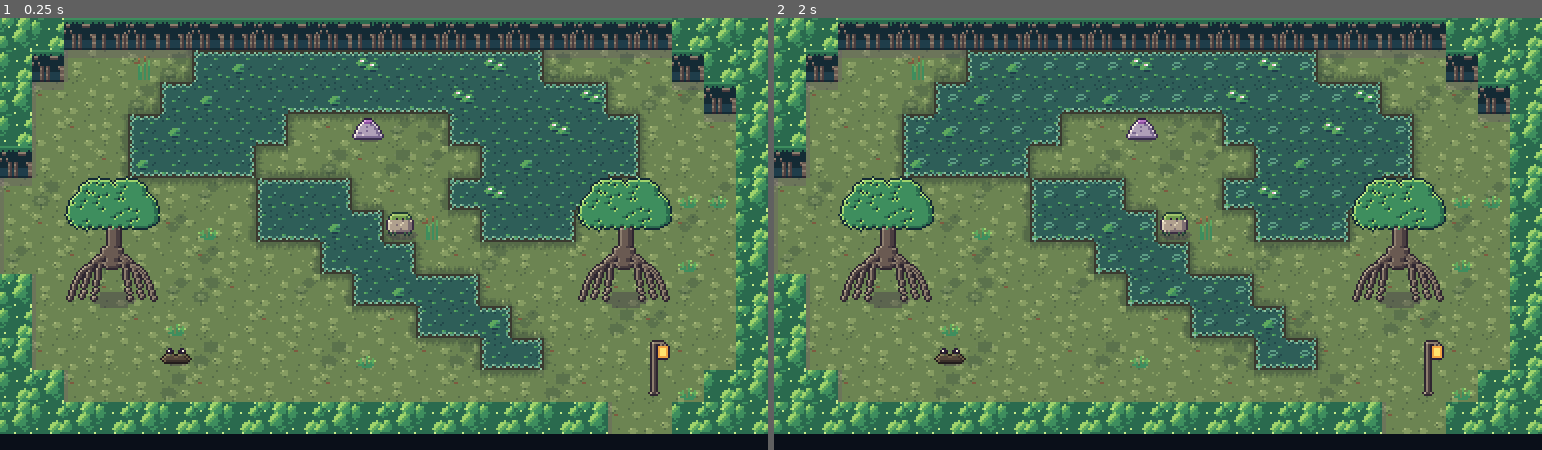
Above: before the commit, frames 1-2 (left to right).
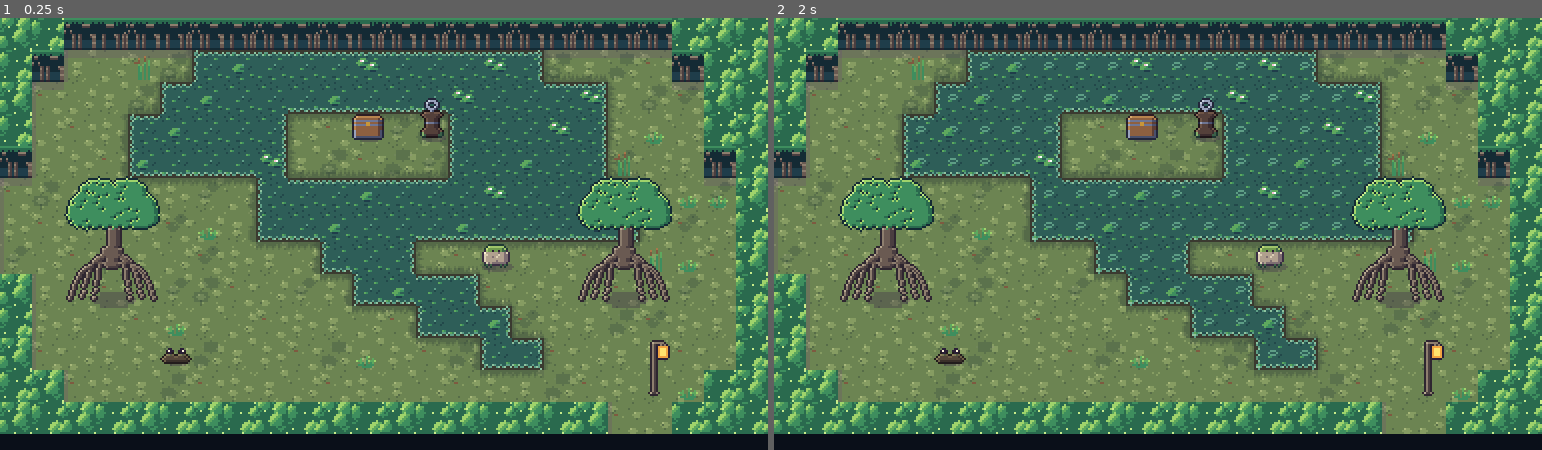
Above: after the commit, the same moments.

Repository: ashciraulo/Leviathan
Game: Godot game, scene res://rooms/room_5_-1.tscn
Same seed, same stepped clock (60 frames per second), same inputs: the game is played once before the commit and once after it. This scene is started directly instead of the project's main scene.
Inputs (mouse positions are in pixels of both pictures, inside the frame that each line leads up to):
- Up to frame 1 (0.25 s): no input
- Up to frame 2 (2 s): tap Enter (ui_accept) at 0.5, 0.77, 1.07, 1.25 s; move the mouse to (1326, 212) at 0.52 s; hold D (move_right) 0.53-1.25 s; hold J (attack) 0.53-1.25 s; click (1326, 212) at 0.67 s; tap K (interact) at 0.8 s; drag from (1004, 255) to (1142, 121) at 1.27 s

The runs differ from the first frame. In frame 1, 6.1% of the frame differs, in the area x 32-96%, y 14-59%; in frame 2, 6.1%.

Commit message:
Brinewood polish: Breath Pearl island, boardwalks, Old Stilts on the water
- A Breath Pearl chest on an island in Heron Shallows that only the Tide
  Hook reaches (hook post on the island). Chests can now hold any item and
  show its satchel icon when it has no sprite of its own.
- ':' layout tile: a boardwalk over water, drawn with Brinewood planks
- Old Stilts rebuilt as a bog village joined by boardwalks
- Smoke test: the island can't be reached on foot, the hook carries Wren
  there, and the pearl adds a bubble

Co-Authored-By: Claude Opus 5.5 <noreply@anthropic.com>
Claude-Session: https://claude.ai/code/session_01UYEn5XZXkHTUvmfLbrhNvJ

Diff:
--- a/locale/strings.csv
+++ b/locale/strings.csv
@@ -57,7 +57,7 @@
 BOSS_MATRIARCH,The Barnacle Matriarch
 TOAST_BOSS_DOWN,The Matriarch sinks into the bilge.
 TOAST_BELL_QUIET,The Tidebell hums softly.
-BELL_HULL_1,"You ring the Tidebell. The note rolls down through the wreck and out across the bay."
+BELL_HULL_1,You ring the Tidebell. The note rolls down through the wreck and out across the bay.
 BELL_HULL_2,"Far under the water, something vast breathes out, and sleeps a little deeper."
 BELL_HULL_3,You learned the first phrase of the lullaby. Your Resonance grows.
 MENU_JOURNEYS,Journeys
@@ -308,3 +308,4 @@
 DUNSTAN_ROPE_1,Marga sent you? Was she asking nicely?
 DUNSTAN_ROPE_2,...Hm. Tell her she'll have it by supper.
 DUNSTAN_AGAIN,Rope's coming. Rope's always coming.
+TOAST_GOT_PEARL,You found a Breath Pearl! One more breath.
--- a/rooms/room_5_-1.tscn
+++ b/rooms/room_5_-1.tscn
@@ -6,14 +6,15 @@
 script = ExtResource("1_room")
 name_key = "ROOM_HERON_SHALLOWS"
 biome = "brinewood"
+chest_item = "breath_pearl"
 layout = "########################
 ##....~~~~~~~~~~~....###
 #....~~~~~~~~~~~~~~...##
-#...~~~~~..s..~~~~~~...#
-#...~~~~.......~~~~~...#
-........~~~...~~~~~....#
-........~~~~b..~~~.....#
-..........~~~..........#
+#...~~~~~..C.O~~~~~...##
+#...~~~~~.....~~~~~...##
+........~~~~~~~~~~~~...#
+........~~~~~~~~~~~~...#
+..........~~~..b.......#
 #..M.......~~~~....M...#
 #............~~~.......#
 #....m.........~~......#
--- a/rooms/room_5_-2.tscn
+++ b/rooms/room_5_-2.tscn
@@ -8,14 +8,14 @@
 biome = "brinewood"
 layout = "########################
 #~~~~~~~~~~~~~~~~~~~~~~#
-#~~~~f~~~~f~~~~f~~~~~~~#
-#......................#
-#..H.......l......H....#
-........................
-........................
-........................
-#...u......w.......o...#
-#....~~~~......~~~~....#
-#..f.~~~~..b...~~~~.f..#
-#......................#
+#~~~~~~~~~~~~~~~~~~~~~~#
+#~~~~~~~~~~~~~~~~~~~~~~#
+#~~...~~~~~l~~~~~...~~~#
+..:...::::::::::::...:..
+..~.H.~~~~~:~~~~~.H..~..
+..~...~~~~~:~~~~~....~..
+#.~~:~~~~..:..~~~~:~~~.#
+#..u:.....w:.....o:....#
+#...:..~~~~:~~~~..:..f.#
+#......~~b...~~~.......#
 ########################"
--- a/scripts/art/tile_atlas.gd
+++ b/scripts/art/tile_atlas.gd
@@ -67,41 +67,43 @@
 	"mire_bottom": Vector2i(3, 7),
 	"mire_left": Vector2i(4, 7),
 	"mire_right": Vector2i(5, 7),
-	"plank_0": Vector2i(6, 7),
-	"plank_1": Vector2i(7, 7),
-	"plank_2": Vector2i(0, 8),
-	"plank_3": Vector2i(1, 8),
-	"hull_top_0": Vector2i(2, 8),
-	"hull_top_1": Vector2i(3, 8),
-	"hull_face_0": Vector2i(4, 8),
-	"hull_face_1": Vector2i(5, 8),
-	"bilge_0": Vector2i(6, 8),
-	"bilge_1": Vector2i(7, 8),
-	"brine_top_0": Vector2i(0, 9),
-	"brine_bottom_0": Vector2i(1, 9),
-	"brine_left_0": Vector2i(2, 9),
-	"brine_right_0": Vector2i(3, 9),
-	"brine_top_1": Vector2i(4, 9),
-	"brine_bottom_1": Vector2i(5, 9),
-	"brine_left_1": Vector2i(6, 9),
-	"brine_right_1": Vector2i(7, 9),
-	"soak_top": Vector2i(0, 10),
-	"soak_bottom": Vector2i(1, 10),
-	"soak_left": Vector2i(2, 10),
-	"soak_right": Vector2i(3, 10),
-	"barnacles_0": Vector2i(4, 10),
-	"barnacles_1": Vector2i(5, 10),
-	"rope_0": Vector2i(6, 10),
-	"rope_1": Vector2i(7, 10),
-	"shaft_0": Vector2i(0, 11),
-	"shaft_1": Vector2i(1, 11),
-	"exit_glow": Vector2i(2, 11),
-	"gap_0": Vector2i(3, 11),
-	"gap_1": Vector2i(4, 11),
-	"gap_lip": Vector2i(5, 11),
-	"gap_left": Vector2i(6, 11),
-	"gap_right": Vector2i(7, 11),
-	"gap_bottom": Vector2i(0, 12),
+	"boardwalk_h": Vector2i(6, 7),
+	"boardwalk_v": Vector2i(7, 7),
+	"plank_0": Vector2i(0, 8),
+	"plank_1": Vector2i(1, 8),
+	"plank_2": Vector2i(2, 8),
+	"plank_3": Vector2i(3, 8),
+	"hull_top_0": Vector2i(4, 8),
+	"hull_top_1": Vector2i(5, 8),
+	"hull_face_0": Vector2i(6, 8),
+	"hull_face_1": Vector2i(7, 8),
+	"bilge_0": Vector2i(0, 9),
+	"bilge_1": Vector2i(1, 9),
+	"brine_top_0": Vector2i(2, 9),
+	"brine_bottom_0": Vector2i(3, 9),
+	"brine_left_0": Vector2i(4, 9),
+	"brine_right_0": Vector2i(5, 9),
+	"brine_top_1": Vector2i(6, 9),
+	"brine_bottom_1": Vector2i(7, 9),
+	"brine_left_1": Vector2i(0, 10),
+	"brine_right_1": Vector2i(1, 10),
+	"soak_top": Vector2i(2, 10),
+	"soak_bottom": Vector2i(3, 10),
+	"soak_left": Vector2i(4, 10),
+	"soak_right": Vector2i(5, 10),
+	"barnacles_0": Vector2i(6, 10),
+	"barnacles_1": Vector2i(7, 10),
+	"rope_0": Vector2i(0, 11),
+	"rope_1": Vector2i(1, 11),
+	"shaft_0": Vector2i(2, 11),
+	"shaft_1": Vector2i(3, 11),
+	"exit_glow": Vector2i(4, 11),
+	"gap_0": Vector2i(5, 11),
+	"gap_1": Vector2i(6, 11),
+	"gap_lip": Vector2i(7, 11),
+	"gap_left": Vector2i(0, 12),
+	"gap_right": Vector2i(1, 12),
+	"gap_bottom": Vector2i(2, 12),
 }
 
 
--- a/scripts/world/chest.gd
+++ b/scripts/world/chest.gd
@@ -12,6 +12,7 @@
 	"map": ["TOAST_GOT_MAP", HullSprites.MAP],
 	"compass": ["TOAST_GOT_COMPASS", HullSprites.COMPASS],
 	"big_key": ["TOAST_GOT_BIG_KEY", HullSprites.BIG_KEY],
+	"breath_pearl": ["TOAST_GOT_PEARL", null],
 }
 ## Finding one of these opens the dialogue box to explain it.
 const ITEM_TALK := {
@@ -37,6 +38,14 @@
 	_sprite.frame = 1 if opened else 0
 
 
+## An item's 16x16 satchel icon as a texture.
+static func icon_texture(id: String) -> Texture2D:
+	var atlas := AtlasTexture.new()
+	atlas.atlas = MenuKit.ITEMS
+	atlas.region = Items.icon_rect(Items.icon(id))
+	return atlas
+
+
 func flag_key() -> String:
 	return "chest_%d_%d_%d_%d" % [room_coord.x, room_coord.y, tile.x, tile.y]
 
@@ -54,10 +63,12 @@
 			GameState.give_item(Items.dungeon_item(dungeon, item))
 		_:
 			GameState.give_item(item)
-	var spec: Array = ITEMS.get(item, ITEMS["small_key"])
+	var spec: Array = ITEMS.get(item, [Items.name_key(item), null])
 	Events.toast.emit(spec[0])
-	# Show the item lifting out of the chest.
-	var shown := Art.sprite(spec[1], 1, 1, 12)
+	# Show the item lifting out of the chest (its satchel icon if it has no
+	# sprite of its own).
+	var texture: Texture2D = spec[1] if spec[1] != null else Chest.icon_texture(item)
+	var shown := Art.sprite(texture, 1, 1, 12)
 	shown.z_index = 5
 	add_child(shown)
 	var tween := create_tween()
--- a/scripts/world/room.gd
+++ b/scripts/world/room.gd
@@ -16,6 +16,7 @@
 ##             the art rises above)
 ##          h  Old Hessa      1 2 3 4  villagers (see Npc.LETTERS)
 ##          C  chest (holds chest_item)
+##          :  boardwalk over water (walkable; regions with "boardwalk" tiles)
 ##          X  locked hatch (all X in a room open with one small key)
 ##          D  doorway to door_to, arriving on door_spawn
 ##          Dungeon pieces (see DungeonTiles):
@@ -84,6 +85,7 @@
 		"wet_deco": "reeds_%d", "dry_deco": "fern_%d",
 		# [tile, one in every n tiles]
 		"floor_overlay": ["dapple_%d", 5], "water_overlay": ["lily_%d", 4],
+		"boardwalk": "boardwalk_%s",
 	},
 	"hull": {
 		"floor": "plank_%d", "wall_top": "hull_top_%d", "wall_face": "hull_face_%d",
@@ -157,7 +159,7 @@
 func _spawn(tile: String, pos: Vector2) -> void:
 	var node: Node2D = null
 	match tile:
-		".":
+		".", ":":
 			pass
 		"P":
 			player_spawn = pos
@@ -264,6 +266,12 @@
 					_draw_tile(tiles["wall_top"] % (h % 2), x, y)
 				else:
 					_draw_tile(tiles["wall_face"] % (h % 2), x, y)
+			elif tile == ":" and tiles.has("boardwalk"):
+				# Planks over the water: the water still shows round them.
+				_draw_tile(tiles["water"] % _water_frame, x, y)
+				var runs_vertical := (_tile_at(x, y - 1) == ":" or _tile_at(x, y + 1) == ":") \
+						and _tile_at(x - 1, y) != ":" and _tile_at(x + 1, y) != ":"
+				_draw_tile(tiles["boardwalk"] % ("v" if runs_vertical else "h"), x, y)
 			elif tile == "~":
 				_draw_tile(tiles["water"] % _water_frame, x, y)
 				if tiles.has("water_overlay") and h % int(tiles["water_overlay"][1]) == 0:
--- a/tests/smoke_test.gd
+++ b/tests/smoke_test.gd
@@ -31,6 +31,7 @@
 	await _test_talk_and_dungeon()
 	await _test_hull_dungeon()
 	await _test_villagers()
+	await _test_brinewood_pearl()
 	SaveManager.delete_save()
 	if FileAccess.file_exists(real_save + ".testbackup"):
 		DirAccess.rename_absolute(real_save + ".testbackup", real_save)
@@ -867,3 +868,69 @@
 	event.button_index = button
 	event.pressed = true
 	return event
+
+
+## Tiles reachable on foot from a tile, by flood fill over a room layout.
+static func _walkable_from(rows: PackedStringArray, start: Vector2i) -> Dictionary:
+	var seen := {start: true}
+	var queue: Array[Vector2i] = [start]
+	while not queue.is_empty():
+		var at: Vector2i = queue.pop_front()
+		for step: Vector2i in [Vector2i.LEFT, Vector2i.RIGHT, Vector2i.UP, Vector2i.DOWN]:
+			var next := at + step
+			if next.x < 0 or next.y < 0 or next.x >= Room.COLS or next.y >= Room.ROWS or seen.has(next):
+				continue
+			var tile := rows[next.y][next.x]
+			if Room.is_solid(tile) or Prop.is_prop(tile) or tile in ["O", "C", "T"]:
+				continue
+			seen[next] = true
+			queue.append(next)
+	return seen
+
+
+## Brinewood's Breath Pearl sits on an island in Heron Shallows that only
+## the Tide Hook reaches: a reason to come back after the Rotting Hull.
+func _test_brinewood_pearl() -> void:
+	var scene := load("res://rooms/room_5_-1.tscn") as PackedScene
+	var probe := scene.instantiate() as Room
+	var rows := Room.parse_layout(probe.layout)
+	_check(probe.chest_item == "breath_pearl", "Heron Shallows' chest holds a Breath Pearl")
+	probe.free()
+	var on_foot := _walkable_from(rows, Vector2i(0, 6))
+	_check(not on_foot.has(Vector2i(12, 3)), "the pearl island can't be reached on foot")
+	_check(on_foot.has(Vector2i(13, 7)), "the hook spot south of the island is reachable")
+
+	GameState.reset_new_game()
+	GameState.set_checkpoint(Vector2i(5, -1), Vector2(13 * Room.TILE + 8, 7 * Room.TILE + 12))
+	var game: Node = (load("res://scenes/game.tscn") as PackedScene).instantiate()
+	add_child(game)
+	await _wait(0.6)
+	for enemy in get_tree().get_nodes_in_group("enemies"):
+		enemy.queue_free()
+	var player: Player = game.player
+	var room: Room = game.current_room
+	GameState.give_item("tide_hook")
+	player.facing = Vector2.UP
+	await _wait(0.1)
+	_check(player.use_item("tide_hook"), "Wren throws the hook at the island's post")
+	await _wait(1.6)
+	var local := player.global_position - room.global_position
+	_check(local.y < 5 * Room.TILE, "the hook carries Wren onto the island (at %s)" % local)
+	var chest: Chest = null
+	for child in room.get_children():
+		if child is Chest:
+			chest = child
+	_check(chest != null, "the island has a chest")
+	if chest:
+		var bubbles := GameState.max_bubbles
+		player.global_position = chest.global_position + Vector2(0, 14)
+		player.facing = Vector2.UP
+		await _wait(0.1)
+		_check(player.try_interact(), "Wren opens the pearl chest")
+		_check(GameState.max_bubbles == bubbles + 1, "the Breath Pearl adds a bubble")
+		await _wait(2.0)
+		for child in game.get_children():
+			if child is DialogueBox and DialogueBox.is_open:
+				child.close()
+	game.queue_free()
+	await _wait(0.1)
Binary file changed: assets/tiles/world.png
